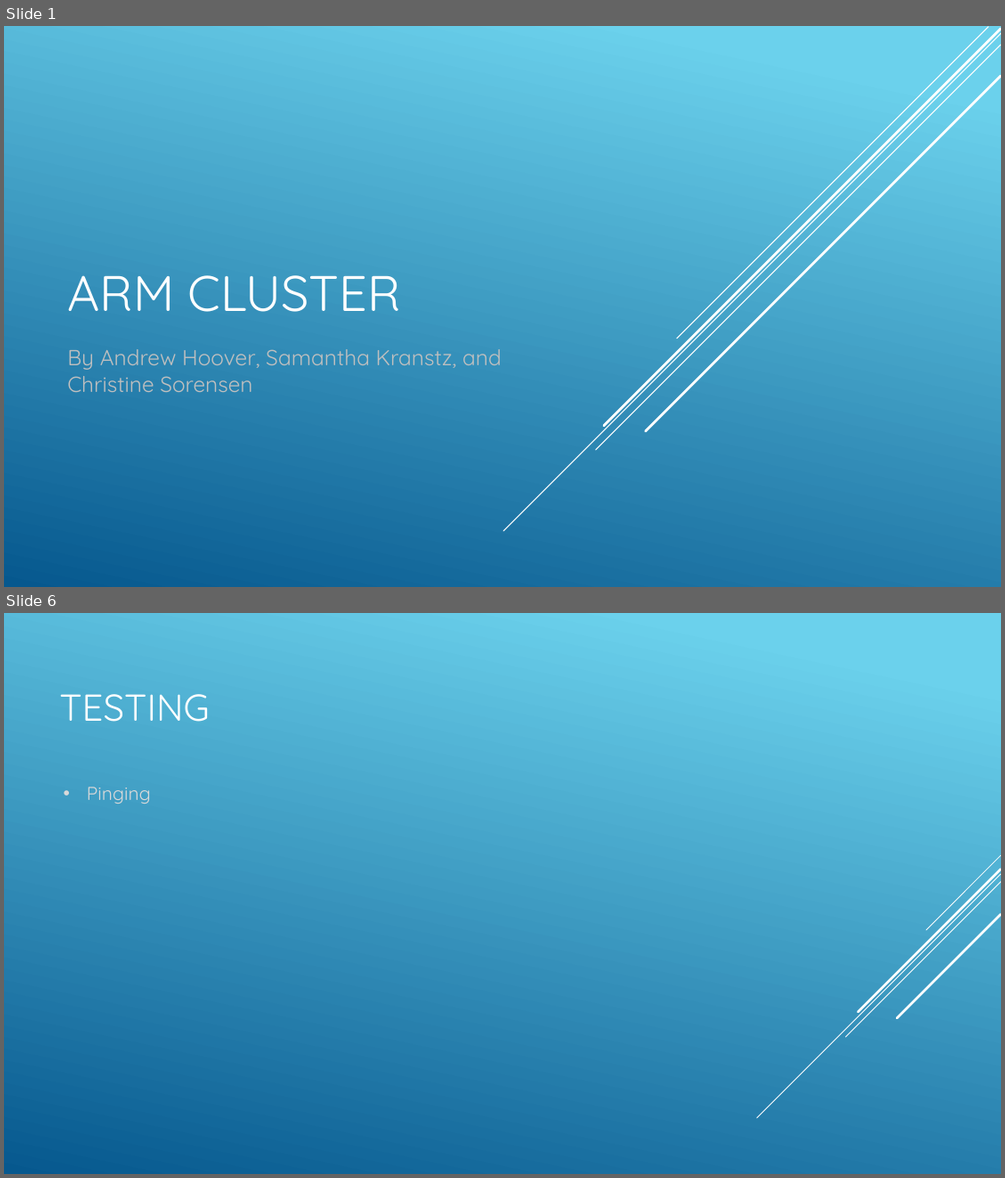
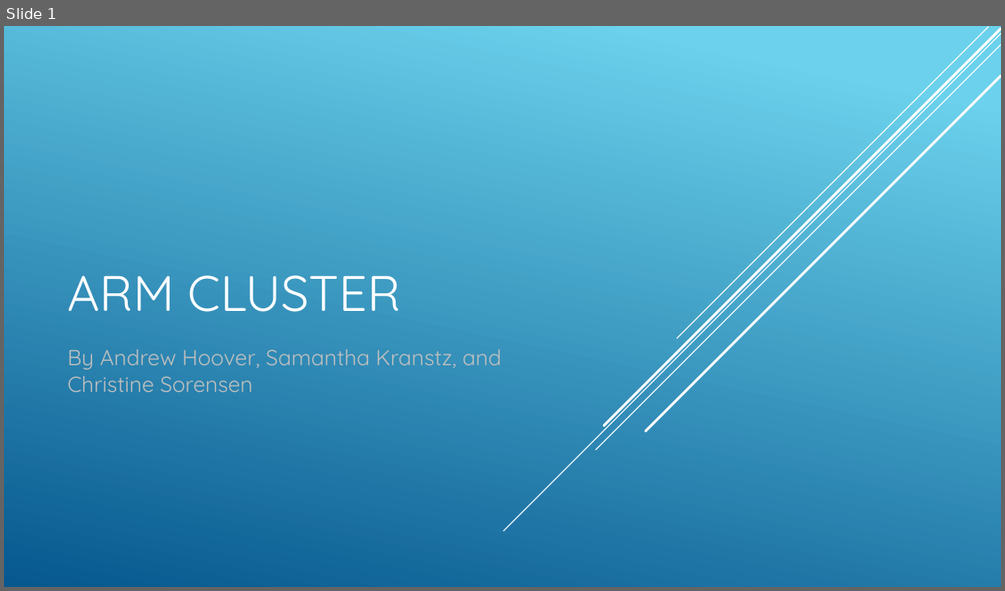
Before and after one commit to SDSMT-CSC464-F15/arm, a slide deck: Documents/ClientPresent2.pptx. Shown one above the other, each under a label of ours: slides 1 and 6 before the commit, slide 1 after it; the slides between them are not shown. The pictures are 1005x1178 and 1005x591 pixels, drawn with LibreOffice and Linux fonts; fonts in the diff are those of the drawing. Boxes give left, top, right and bottom in pixels: in the first picture for what was removed or moved away, otherwise in the second. Text is boxed around its words. In the diff, an @@ line names an element or a change of style, - is before the commit and + after.

```diff
--- a/Documents/ClientPresent2.pptx
+++ b/Documents/ClientPresent2.pptx
@@ slide 6 removed at <box>4,613,1001,1174</box>, background gradient #6ED2EB to #06588E @@
@@ title removed at <box>59,694,209,722</box> @@
-TESTING
@@ text removed at <box>87,787,151,803</box> @@
-• Pinging
@@ group removed at <box>757,855,1001,1118</box>: 5 lines @@
```
Also in this commit, not shown: 6 slides changed, 6 slides added, 2 other slides removed.
